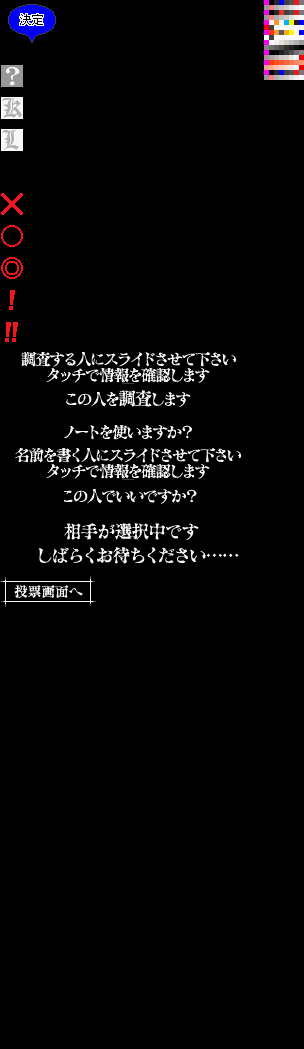
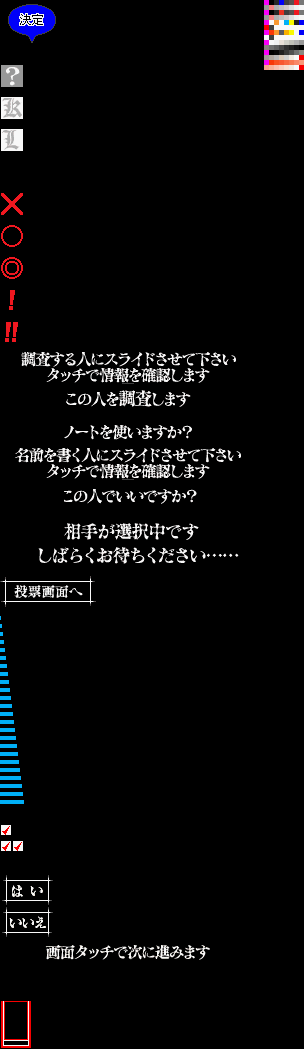
Revision of a layered 304x1049 image; what changed, layer by layer:
painted on "L56" over [264, 70, 304, 80]
painted on "l_kira_28_0" over [0, 680, 9, 684]
painted on "l_kira_29_0" over [0, 688, 10, 692]
painted on "l_kira_30_0" over [0, 696, 11, 700]
painted on "l_kira_31_0" over [0, 704, 12, 708]
painted on "l_kira_32_0" over [0, 712, 13, 716]
painted on "l_kira_33_0" over [0, 720, 14, 724]
painted on "l_kira_34_0" over [0, 728, 15, 732]
painted on "l_kira_35_0" over [0, 736, 16, 740]
painted on "l_kira_36_0" over [0, 744, 17, 748]
painted on "l_kira_37_0" over [0, 752, 18, 756]
painted on "l_kira_38_0" over [0, 760, 19, 764]
painted on "l_kira_39_0" over [0, 768, 20, 772]
painted on "l_kira_40_0" over [0, 776, 21, 780]
painted on "l_kira_41_0" over [0, 784, 22, 788]
painted on "l_kira_42_0" over [0, 792, 23, 796]
painted on "l_kira_43_0" over [0, 800, 24, 804]
painted on "l_kira_70_0" over [1, 825, 11, 835]
painted on "l_kira_71_0" over [13, 841, 23, 851]
painted on "l_kira_71_1" over [1, 841, 11, 851]
painted on "l_kira_91_0" over [2, 875, 53, 905]
painted on "l_kira_93_0" over [2, 907, 53, 937]
painted on "l_kira_95_0" over [45, 945, 210, 960]
painted on "l_kira_97_0" over [1, 1001, 31, 1048]
…and 5 more changes (5 painted)
